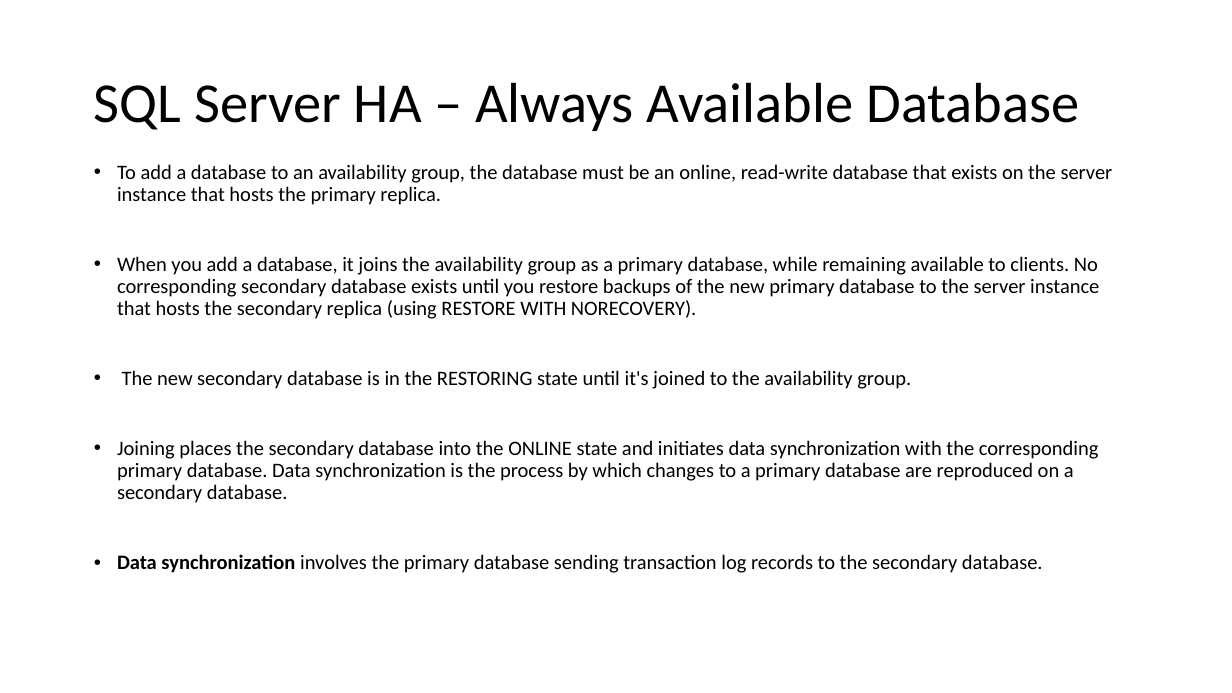
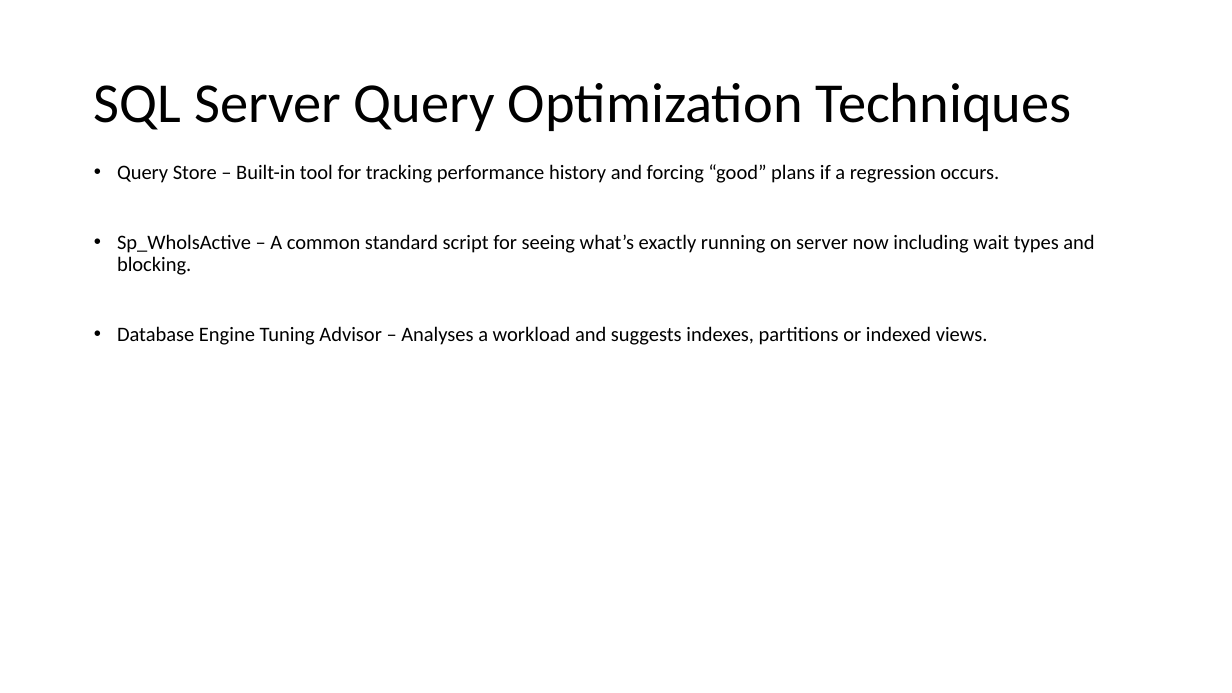
Before and after one commit to imcuteani/SQL_Server_Azure_Data_Engineering, a slide deck: slide 8 of Decks/day-8/SQL Server Administration & Azure Data Engineering-day-8.pptx (slide 9 before the commit). Drawn at 1232x693 pixels with LibreOffice and Linux fonts; fonts in the diff are those of the drawing. Boxes give left, top, right and bottom in pixels: in the first picture for what was removed or moved away, otherwise in the second. Text is boxed around its words. In the diff, an @@ line names an element or a change of style, - is before the commit and + after.

```diff
--- a/Decks/day-8/SQL Server Administration & Azure Data Engineering-day-8.pptx
+++ b/Decks/day-8/SQL Server Administration & Azure Data Engineering-day-8.pptx
@@ title at [94, 82, 1072, 131]: text changed @@
-SQL Server HA – Always Available Database
+SQL Server Query Optimization Techniques
@@ text at [117, 164, 1094, 345]: text changed @@
-• To add a database to an availability group, the database must be an online, read-write database that exists on the server instance that hosts the primary replica.
-• When you add a database, it joins the availability group as a primary database, while remaining available to clients. No corresponding secondary database exists until you restore backups of the new primary database to the server instance that hosts the secondary replica (using RESTORE WITH NORECOVERY).
-• The new secondary database is in the RESTORING state until it's joined to the availability group.
-• Joining places the secondary database into the ONLINE state and initiates data synchronization with the corresponding primary database. Data synchronization is the process by which changes to a primary database are reproduced on a secondary database.
-• Data synchronization involves the primary database sending transaction log records to the secondary database.
+• Query Store – Built-in tool for tracking performance history and forcing “good” plans if a regression occurs.
+• Sp_WholsActive – A common standard script for seeing what’s exactly running on server now including wait types and blocking.
+• Database Engine Tuning Advisor – Analyses a workload and suggests indexes, partitions or indexed views.
```
Also in this commit, not shown: 7 other slides changed, 9 slides added, 6 slides removed, 43 other files.
